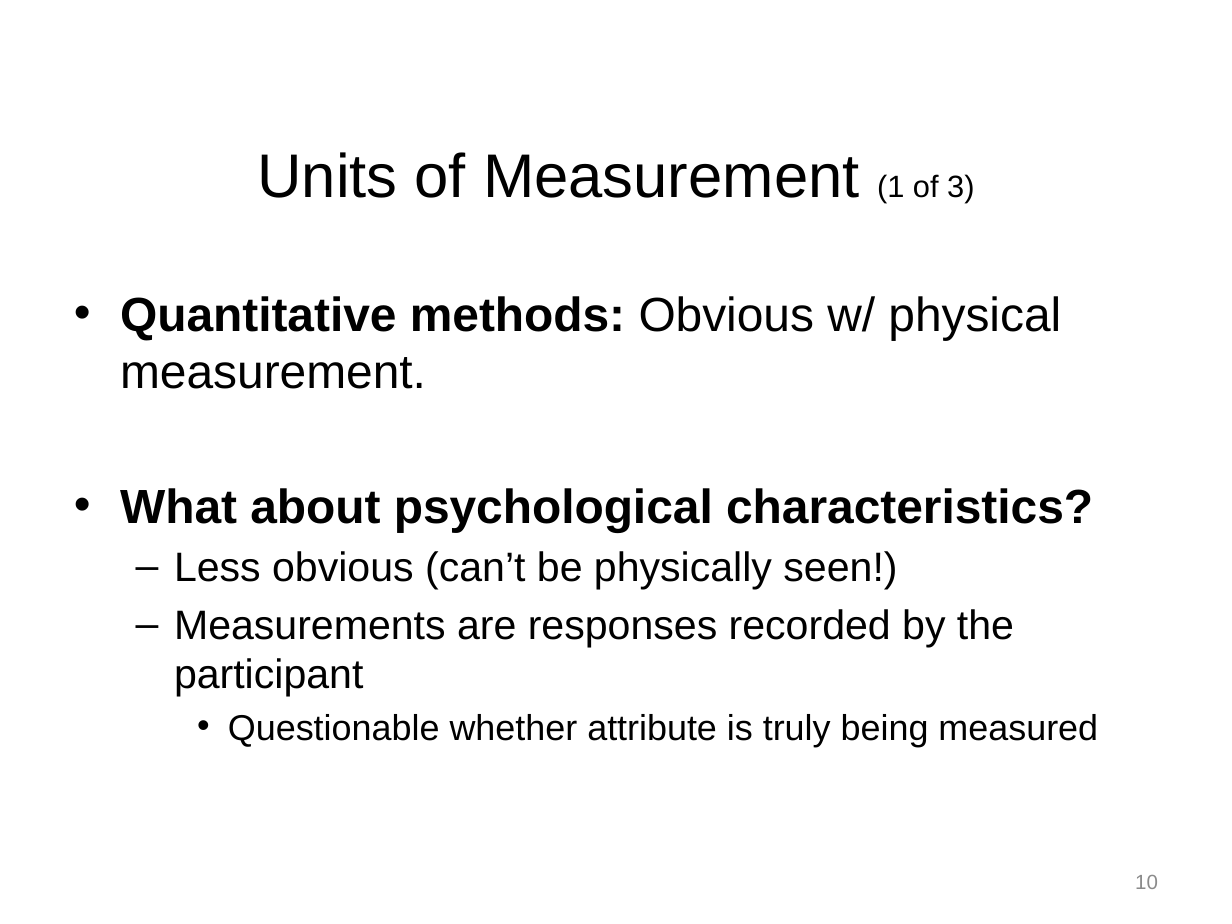
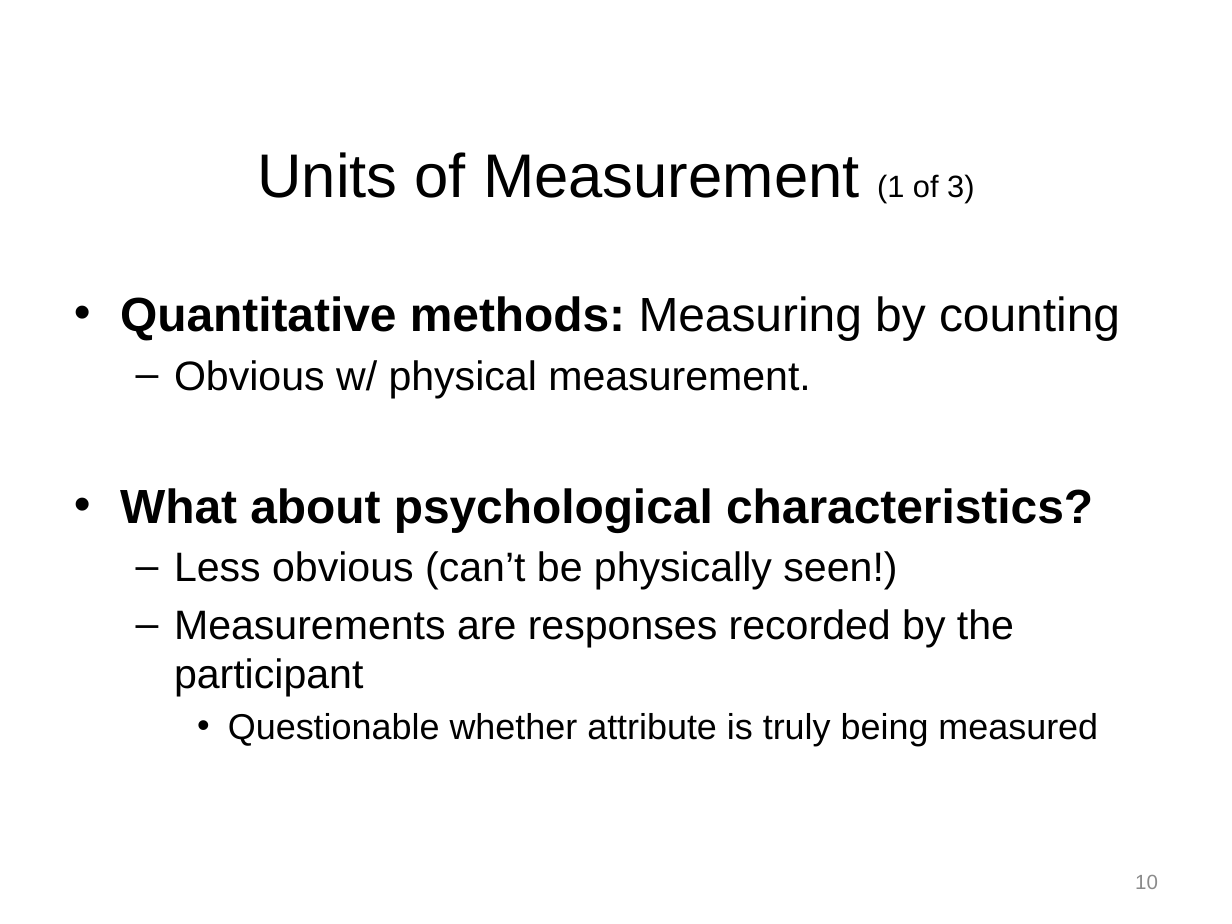
Before and after one commit to npm27/Teaching-Materials, a slide deck: slide 10 of Tests and Eval/Slides/2 Chapter 2.pptx. Drawn at 1232x924 pixels with LibreOffice and Linux fonts; fonts in the diff are those of the drawing. Boxes give left, top, right and bottom in pixels: in the first picture for what was removed or moved away, otherwise in the second. Text is boxed around its words. In the diff, an @@ line names an element or a change of style, - is before the commit and + after.

```diff
--- a/Tests and Eval/Slides/2 Chapter 2.pptx
+++ b/Tests and Eval/Slides/2 Chapter 2.pptx
@@ text at [120, 296, 1120, 398]: text changed @@
-• Quantitative methods: Obvious w/ physical measurement.
+• Quantitative methods: Measuring by counting
+  – Obvious w/ physical measurement.
```
Also in this commit, not shown: 9 other slides changed, 3 other files.
